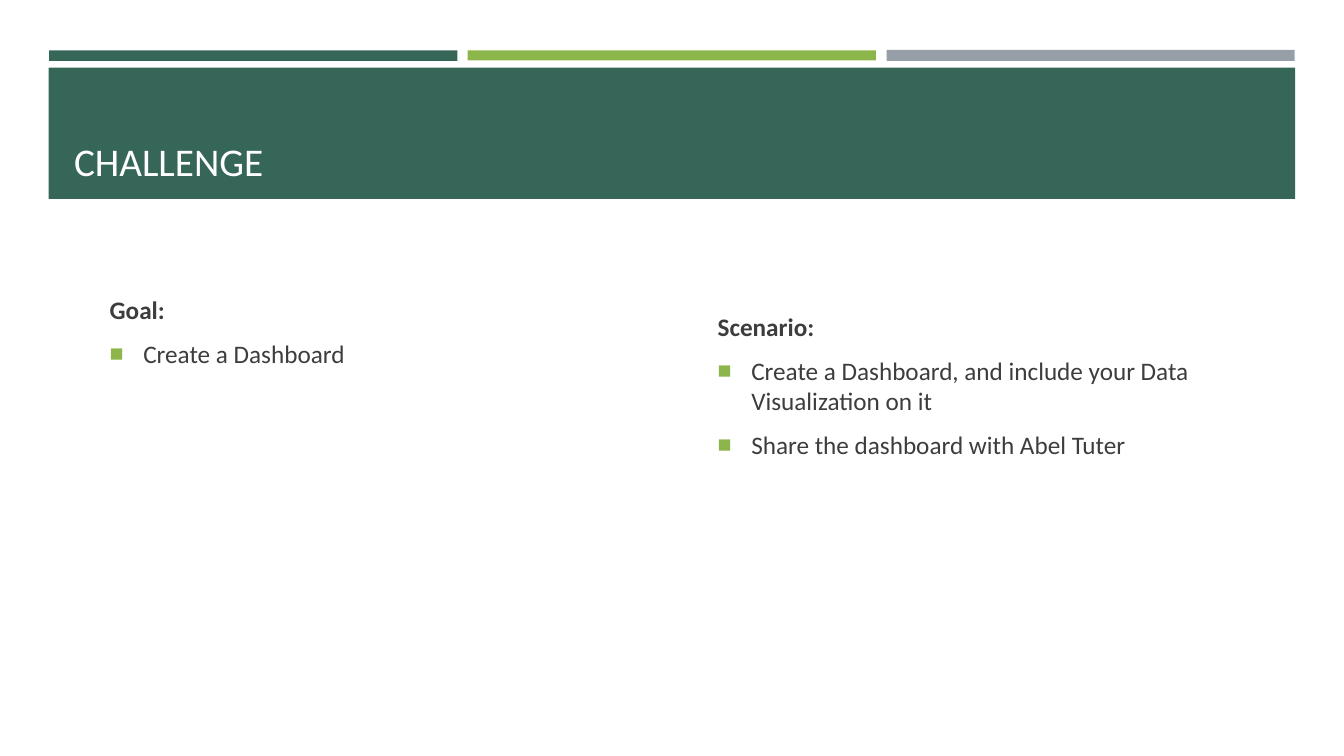
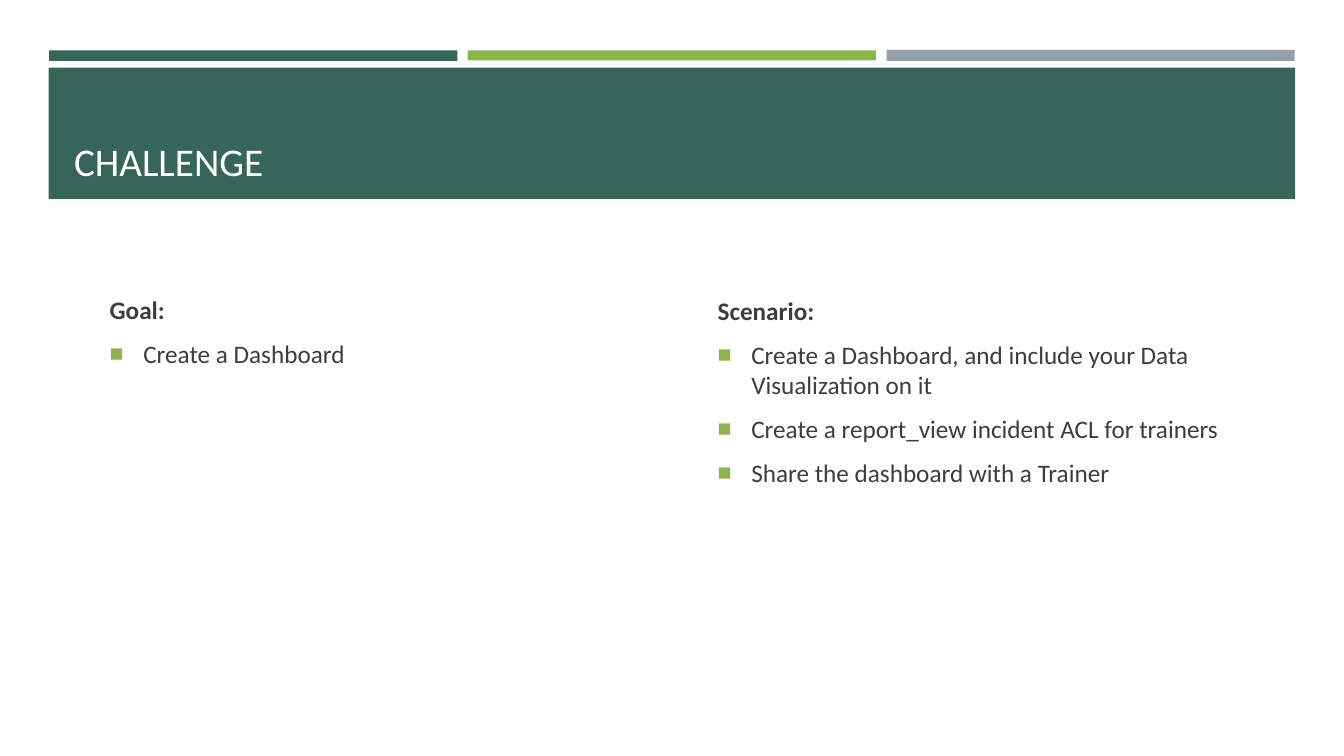
Before and after one commit to e-m-wilson/SNOW, a slide deck: slide 15 of Week_5/Reports_&_Notifications.pptx. Drawn at 1344x756 pixels with LibreOffice and Linux fonts; fonts in the diff are those of the drawing. Boxes give left, top, right and bottom in pixels: in the first picture for what was removed or moved away, otherwise in the second. Text is boxed around its words. In the diff, an @@ line names an element or a change of style, - is before the commit and + after.

```diff
--- a/Week_5/Reports_&_Notifications.pptx
+++ b/Week_5/Reports_&_Notifications.pptx
@@ text at <box>751,420,1217,482</box>: text changed @@
-■ Share the dashboard with Abel Tuter
+■ Create a report_view incident ACL for trainers
+■ Share the dashboard with a Trainer
```
Also in this commit, not shown: 1 other slide changed, 3 other files.
